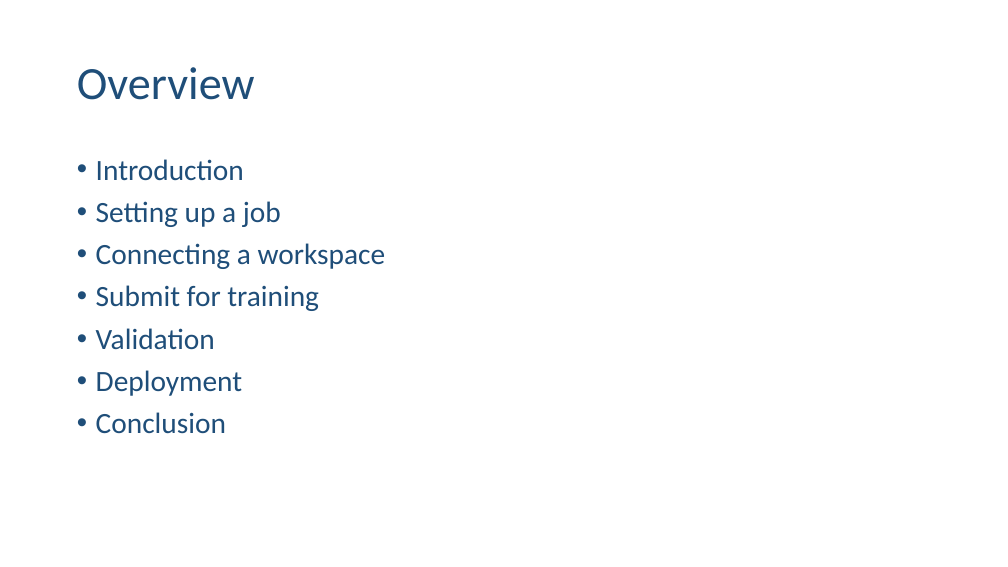
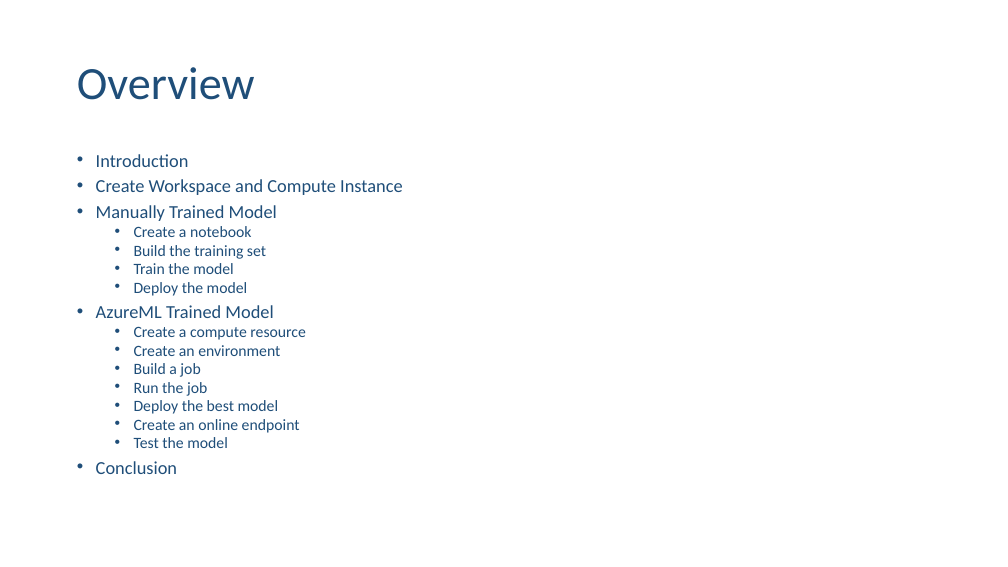
Before and after one commit to ehennis/Blog, a slide deck: slide 5 of AzureML/NebraskaCode.pptx. Drawn at 1008x567 pixels with LibreOffice and Linux fonts; fonts in the diff are those of the drawing. Boxes give left, top, right and bottom in pixels: in the first picture for what was removed or moved away, otherwise in the second. Text is boxed around its words. In the diff, an @@ line names an element or a change of style, - is before the commit and + after.

```diff
--- a/AzureML/NebraskaCode.pptx
+++ b/AzureML/NebraskaCode.pptx
@@ text at box(96, 179, 402, 448): text changed; size 28 to 15 pt @@
-• Setting up a job
-• Connecting a workspace
-• Submit for training
-• Validation
-• Deployment
+• Create Workspace and Compute Instance
+• Manually Trained Model
+  • Create a notebook
+  • Build the training set
+  • Train the model
+  • Deploy the model
+• AzureML Trained Model
+  • Create a compute resource
+  • Create an environment
+  • Build a job
+  • Run the job
+  • Deploy the best model
+  • Create an online endpoint
+  • Test the model
@@ text at box(96, 154, 189, 474): size 28 to 17.5 pt in "Introduction", "Conclusion"; line spacing 0.9 to 0.7 @@
```
Also in this commit, not shown: 2 other slides changed, 16 slides added.
